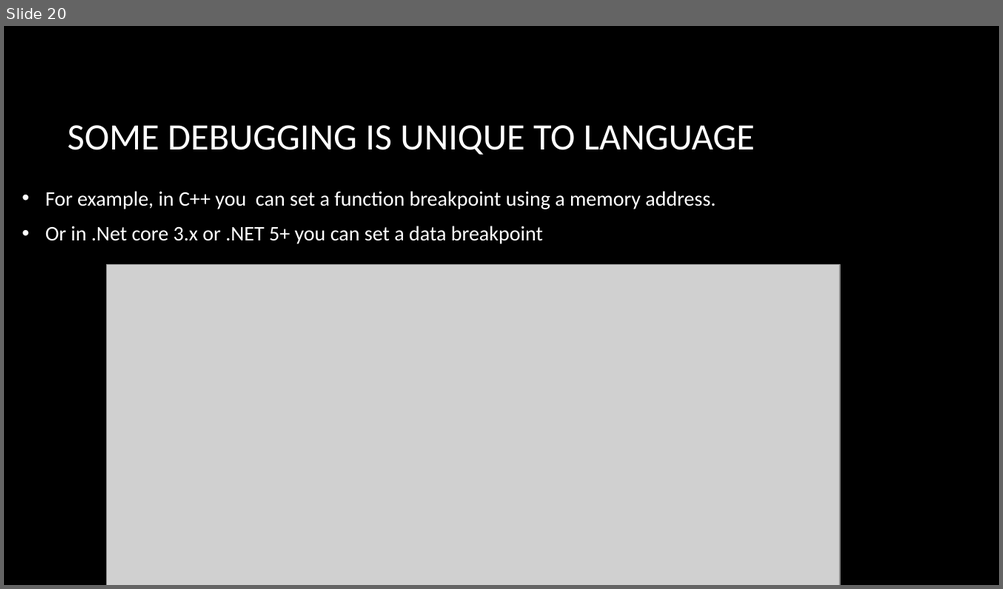
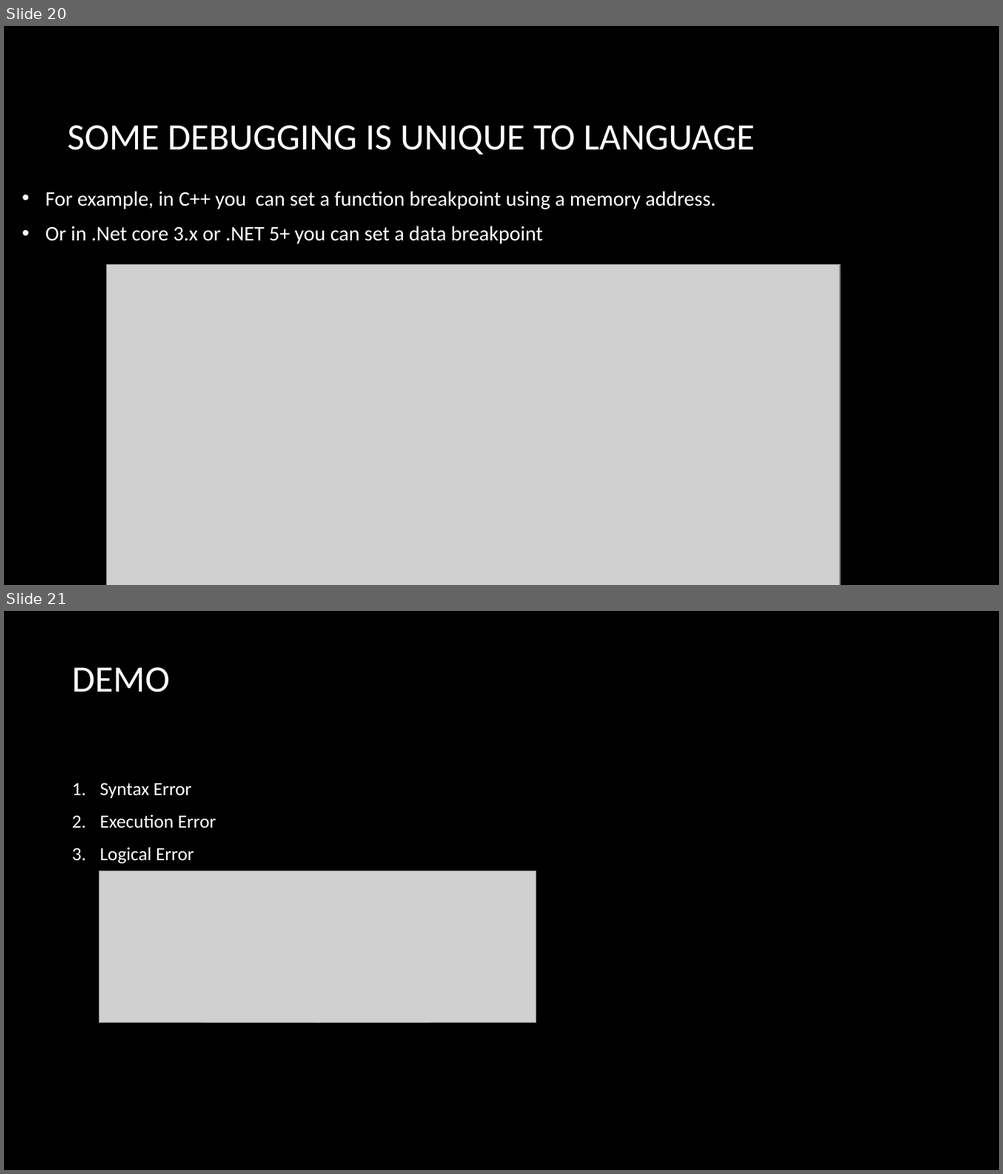
Before and after one commit to ILoveTacos25/Demos, a slide deck: Debugging.pptx. Shown one above the other, each under a label of ours: slide 20 before the commit, slides 20 and 21 after it. The pictures are 1003x589 and 1003x1174 pixels, drawn with LibreOffice and Linux fonts; fonts in the diff are those of the drawing; grey boxes stand for pictures; background and template pictures are left out. Boxes give left, top, right and bottom in pixels: in the first picture for what was removed or moved away, otherwise in the second. Text is boxed around its words. In the diff, an @@ line names an element or a change of style, - is before the commit and + after.

```diff
--- a/Debugging.pptx
+++ b/Debugging.pptx
@@ slide 21 added at (4, 611, 999, 1170), background picture (left out) @@
@@ title added at (72, 667, 170, 692), 36 pt, text #FFFFFF @@
+DEMO
@@ text added at (100, 783, 216, 864), 18 pt, text #FFFFFF @@
+1. Syntax Error
+2. Execution Error
+3. Logical Error
@@ picture added at (99, 871, 535, 1023) @@
```
Also in this commit, not shown: 3 other files.
